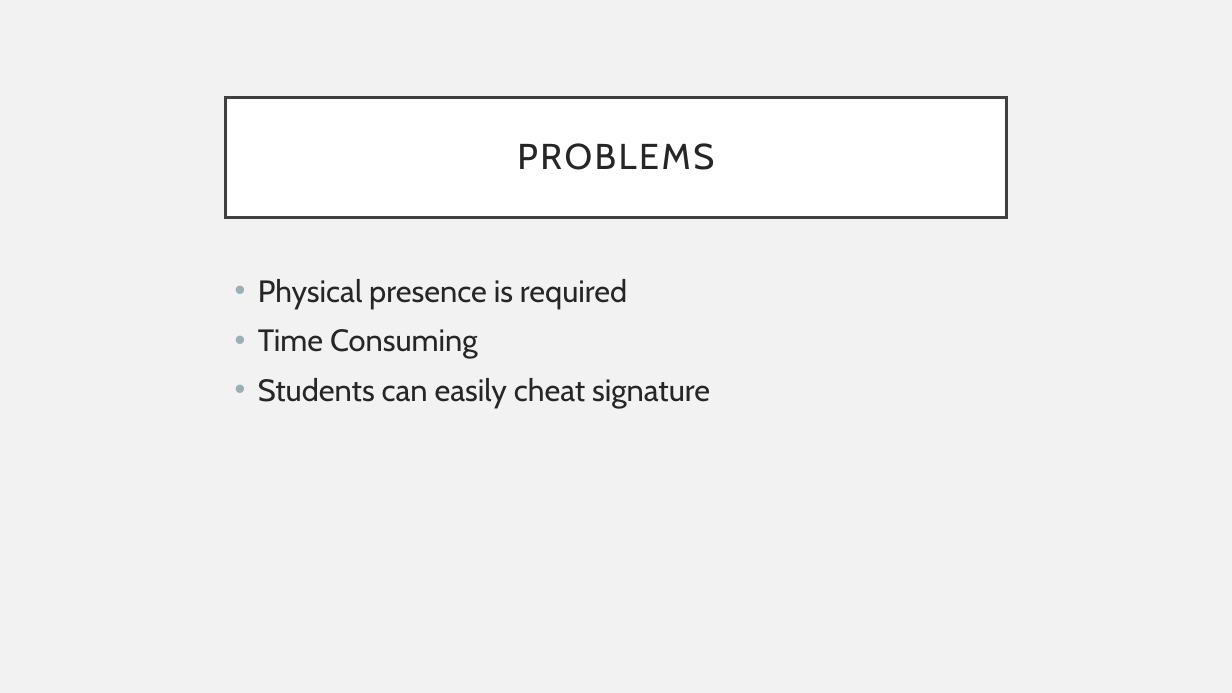
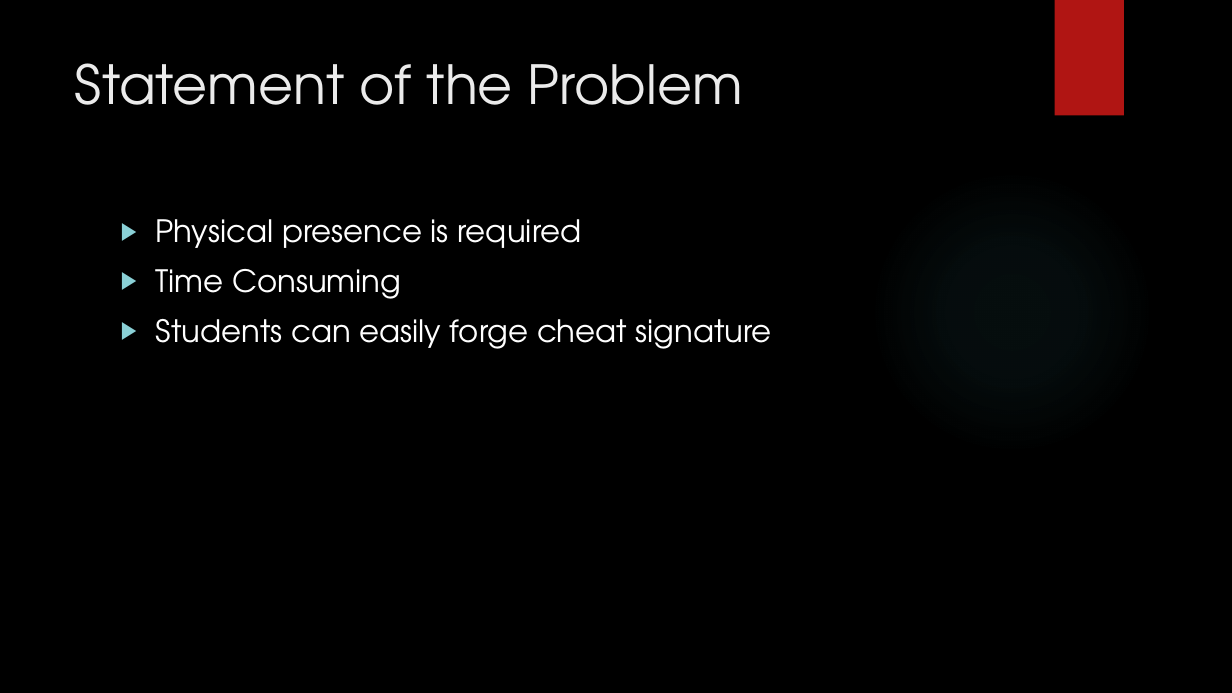
Before and after one commit to bimmbin/Thesis-Docx, a slide deck: slide 5 of Web-based-Automated-Clearance-Management-System-using-QR-3.pptx1.pptx (slide 4 before the commit). Drawn at 1232x693 pixels with LibreOffice and Linux fonts; fonts in the diff are those of the drawing; background and template pictures are left out. Boxes give left, top, right and bottom in pixels: in the first picture for what was removed or moved away, otherwise in the second. Text is boxed around its words. In the diff, an @@ line names an element or a change of style, - is before the commit and + after.

```diff
--- a/Web-based-Automated-Clearance-Management-System-using-QR-3.pptx1.pptx
+++ b/Web-based-Automated-Clearance-Management-System-using-QR-3.pptx1.pptx
@@ background #F2F2F2 to picture (left out) @@
@@ rectangle added at [1055, 0, 1124, 116], fill #B01513 @@
@@ title added at [75, 63, 743, 105], 42 pt, text #EBEBEB @@
+Statement of the Problem
@@ title removed at [226, 97, 1006, 217] @@
-PROBLEMS
@@ ellipse added at [870, 169, 1154, 454], fill gradient #50B9C1 @@
@@ text "Physical presence is required": place and size @@
-text "Physical presence is required" at [258, 279, 710, 408]
+text "Physical presence is required" at [155, 219, 772, 349]
@@ text at [155, 219, 581, 299]: font Cabin to TeX Gyre Adventor, text colour #262626 to #FFFFFF in "Physical presence is required", "Time Consuming"; bullet • to ▶; bullet colour #9BAFB5 to #8AD0D6 @@
@@ text at [155, 319, 772, 349]: text changed; font Cabin to TeX Gyre Adventor; text colour #262626 to #FFFFFF @@
-• Students can easily cheat signature
+▶ Students can easily forge cheat signature
```
Also in this commit, not shown: 5 other slides changed, 2 slides added, 7 slides removed, 5 other files.
